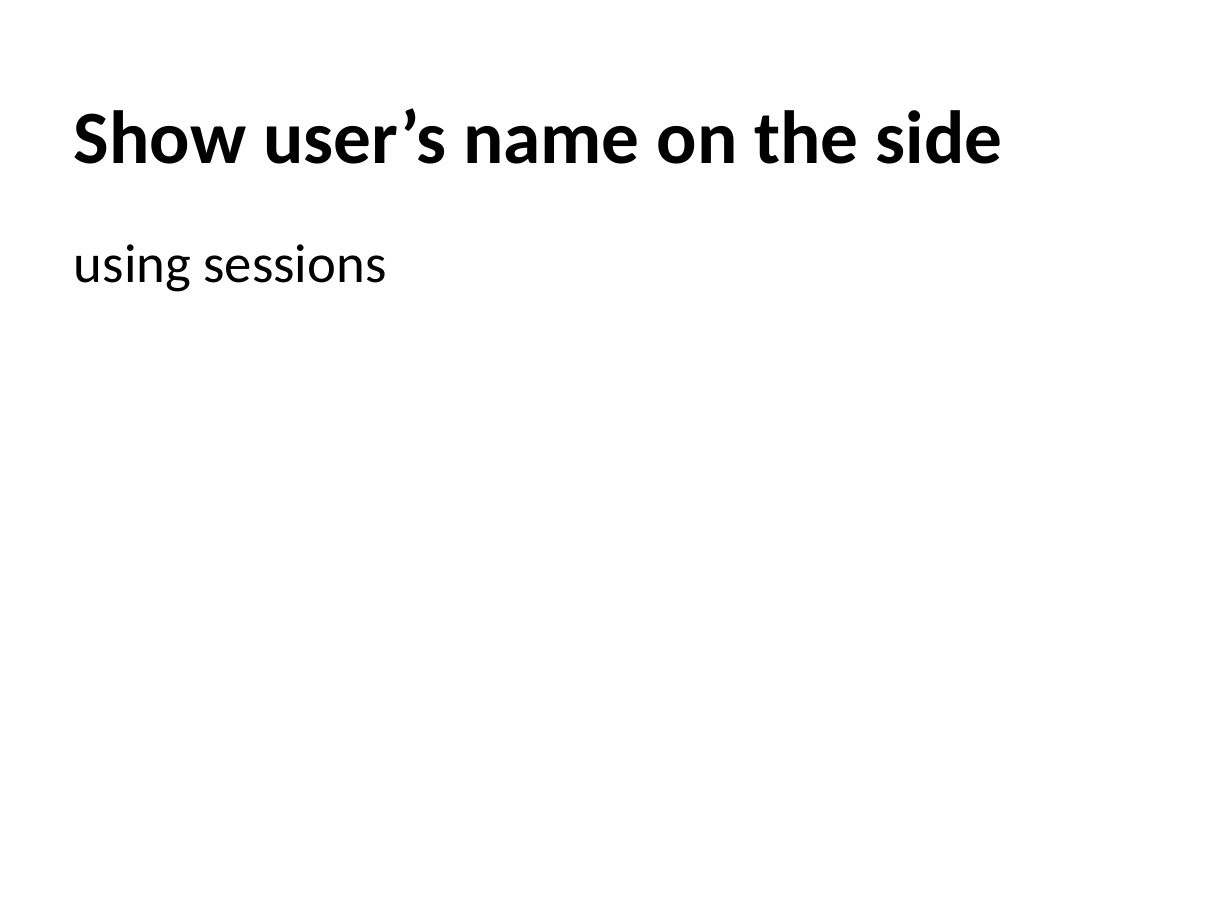
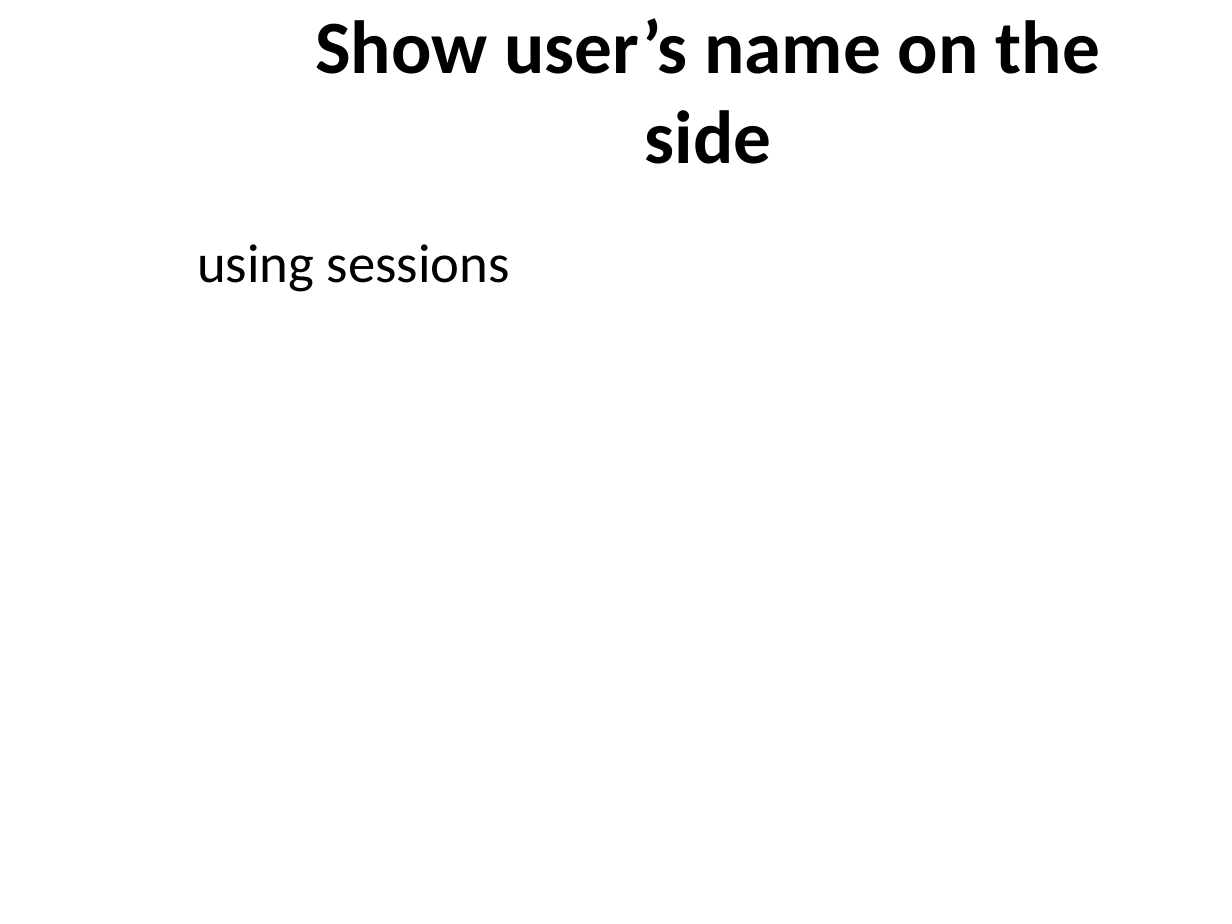
Before and after one commit to nuwanbando/coffee-shop, a slide deck: slide 15 of slides/WebAppDevelopmentWithJavaScript.pptx (slide 13 before the commit). Drawn at 1232x924 pixels with LibreOffice and Linux fonts; fonts in the diff are those of the drawing; background and template pictures are left out. Boxes give left, top, right and bottom in pixels: in the first picture for what was removed or moved away, otherwise in the second. Text is boxed around its words. In the diff, an @@ line names an element or a change of style, - is before the commit and + after.

```diff
--- a/slides/WebAppDevelopmentWithJavaScript.pptx
+++ b/slides/WebAppDevelopmentWithJavaScript.pptx
@@ title "Show user’s name on the ...": place and size @@
-title "Show user’s name on the ..." at [74,108,1003,164]
+title "Show user’s name on the ..." at [315,18,1100,164]
@@ title "Show user’s name on the ..." at [315,18,1100,164]: alignment left to centre @@
@@ text "using sessions": place and size @@
-text "using sessions" at [74,244,386,292]
+text "using sessions" at [197,244,510,292]
```
Also in this commit, not shown: 9 other slides changed, 2 slides added, 1 slide removed.
